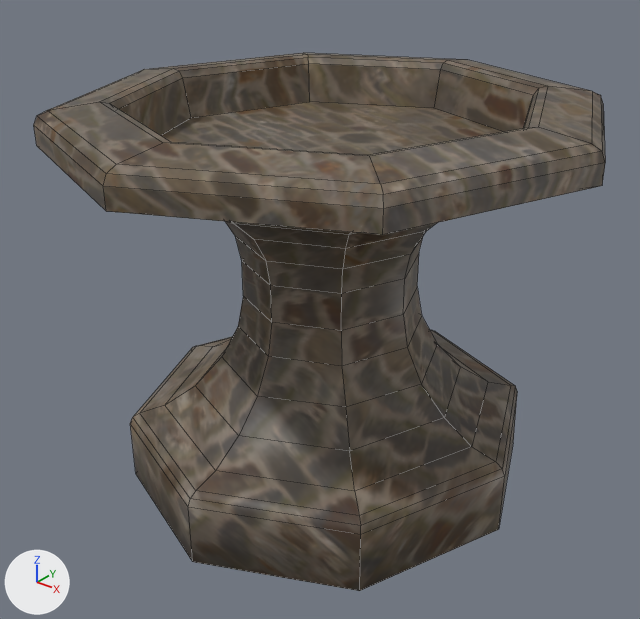
Two versions of the Blender file Assets/Models/Torch.blend, one commit apart.
Before and after are seen from a 50 mm lens placed at (3.37, -4.49, 3.99), pointed at (-0.11, -0.14, 1.3). The lights are fixed; the arrows at lower left show +X, +Y and +Z. Mesh edges are drawn as thin lines.
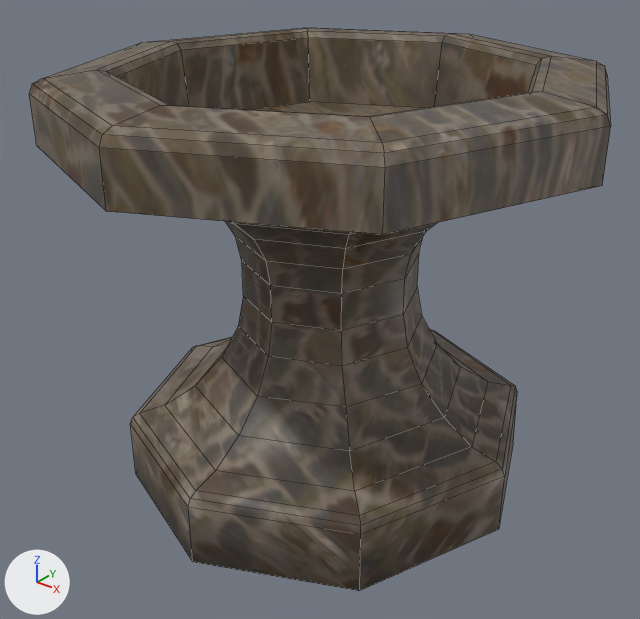
Diff of the bpy script that builds the scene:
```diff
--- a/Assets/Models/Torch.blend.py
+++ b/Assets/Models/Torch.blend.py
@@ me_cylinder @@
 me_cylinder.from_pydata(...)  # 176 vertices, 170 faces; spans x -1.74..1.85, y -2.7..1.03, z -0.25..2.52
 # used by ob_cylinder; location = (-0.163, 0.805, 0.254)
+# me_cylinder part 1: all 48 vertices in x -1.74..1.85, y -2.7..1.03, z 2.38..2.52 are moved by (0.0, 0.0, 0.19)
 me_cylinder.materials.append(mat_material_001)
```

Location of each change, (x1, y1, x2, y2) in pixels of the pictures (640 x 619 px; the box of a moved part takes in the faces that stretch with it):
'Cylinder', reshaped
    before: (34, 53, 605, 591)
    after: (29, 28, 611, 591)
part 1 of me_cylinder, moved or reshaped
    before: (34, 53, 605, 235)
    after: (29, 28, 611, 235)
